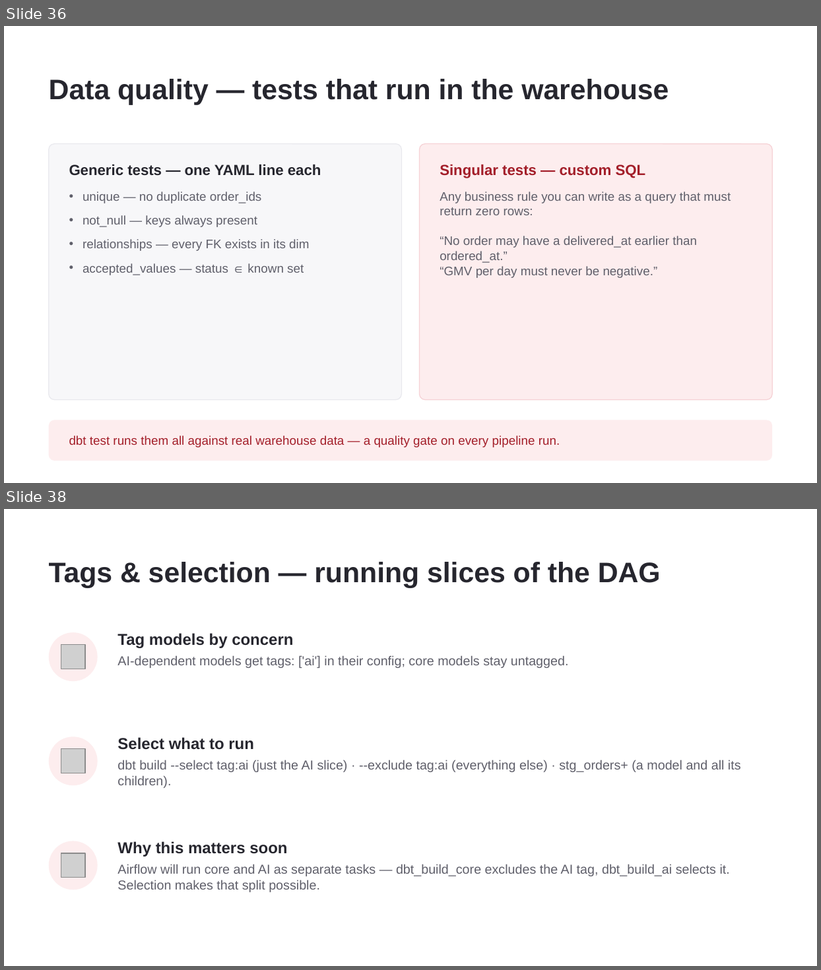
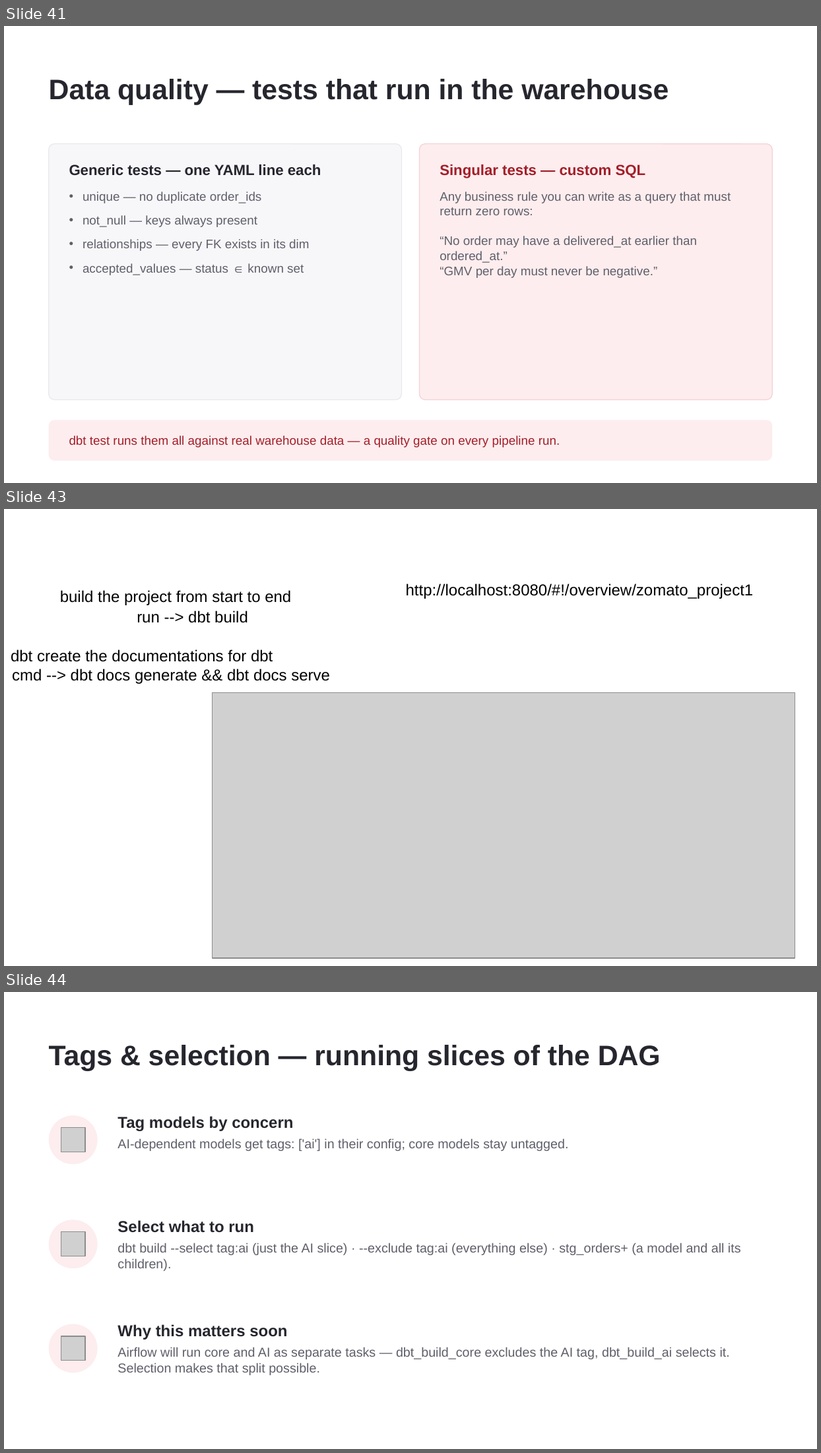
Before and after one commit to shahil04/ds_materials, a slide deck: data engineer project/zomato-ai-data-engineering-end-to-end-project-main/zomato-ai-data-engineering-curriculum.pptx. Shown one above the other, each under a label of ours: slides 36 and 38 before the commit, slides 41, 43 and 44 after it; the slides between them are not shown. The pictures are 821x970 and 821x1453 pixels, drawn with LibreOffice and Linux fonts; fonts in the diff are those of the drawing; grey boxes stand for pictures. Boxes give left, top, right and bottom in pixels: in the first picture for what was removed or moved away, otherwise in the second. Text is boxed around its words. In the diff, an @@ line names an element or a change of style, - is before the commit and + after.

```diff
--- a/data engineer project/zomato-ai-data-engineering-end-to-end-project-main/zomato-ai-data-engineering-curriculum.pptx
+++ b/data engineer project/zomato-ai-data-engineering-end-to-end-project-main/zomato-ai-data-engineering-curriculum.pptx
@@ slide 43 added at (x1=4, y1=509, x2=817, y2=966), background #FFFFFF @@
@@ text added at (x1=406, y1=584, x2=754, y2=599), 14 pt, text #000000 @@
+http://localhost:8080/#!/overview/zomato_project1
@@ text added at (x1=60, y1=590, x2=291, y2=605), 14 pt, text #000000 @@
+build the project from start to end
@@ text added at (x1=137, y1=611, x2=248, y2=623), 14 pt, text #000000 @@
+run --> dbt build
@@ text added at (x1=11, y1=650, x2=273, y2=662), 14 pt, text #000000 @@
+dbt create the documentations for dbt
@@ text added at (x1=12, y1=669, x2=330, y2=684), 14 pt, text #000000 @@
+cmd --> dbt docs generate && dbt docs serve
@@ picture added at (x1=212, y1=692, x2=795, y2=958) @@
@@ what was slide 36 is now slide 41 @@
@@ what was slide 38 is now slide 44 @@
```
Also in this commit, not shown: 3 slides changed, 7 other slides added, 9 other files.
